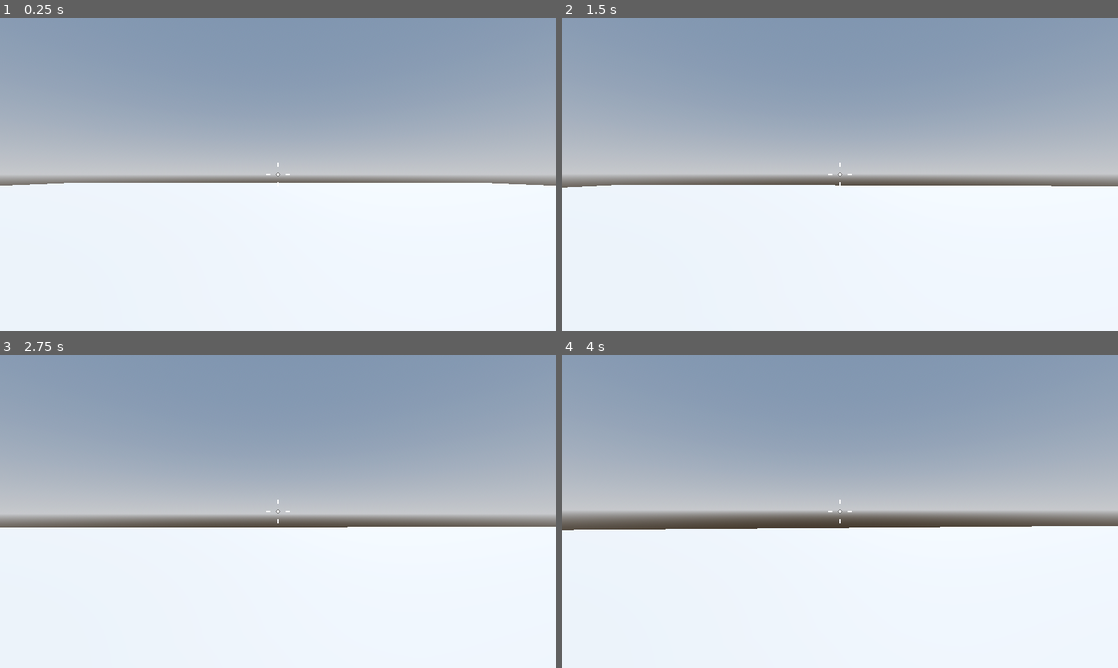
Above: before the commit, frames 1-4 (two rows, left to right).
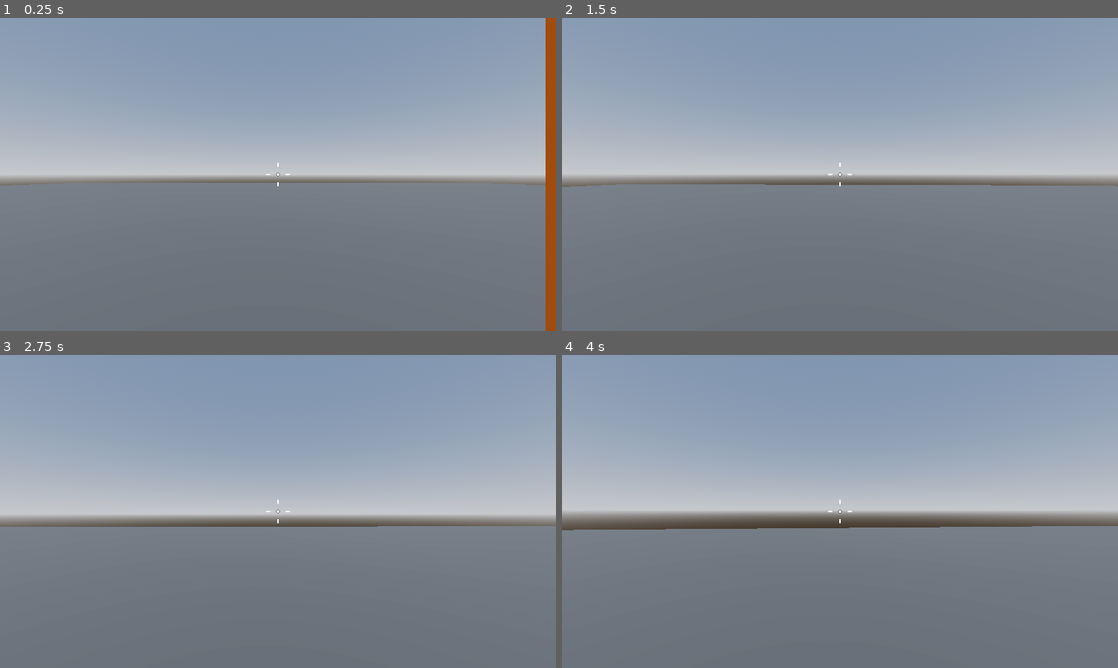
Above: after the commit, the same moments.

Repository: BlizniukDM/robo-rampage
Game: Godot game, scene res://levels/sand_box.tscn
Two runs of this game, one before a commit and one after it. Both use one fixed random seed, a clock stepped at 60 frames per second and the inputs below.
Inputs (mouse positions are in pixels of both pictures, inside the frame that each line leads up to):
- Up to frame 1 (0.25 s): no input
- Up to frame 2 (1.5 s): tap Enter at 0.5 s; move the mouse to (867, 174) at 0.52 s; hold W (forward) from 0.53 s (still down); tap Space (jump) at 0.6, 0.77, 1.07, 1.25, 1.35 s; move the mouse to (812, 174) at 1.27 s
- Up to frame 3 (2.75 s): keep holding W (forward); tap Space (jump) at 1.52, 1.82, 2.1 s; move the mouse to (289, 505) at 2.02 s
- Up to frame 4 (4 s): keep holding W (forward); move the mouse to (834, 517) at 2.77 s; tap Space (jump) at 2.85, 3.02, 3.32, 3.6, 3.77 s; move the mouse to (878, 514) at 3.52 s

The runs differ from the first frame. In frame 1, 48% of the frame differs, in the area x 0-100%, y 0-100%; in frame 2, 47%; in frame 3, 45%; in frame 4, 45%.

Commit message:
Jump_height

Diff:
--- a/levels/sand_box.tscn
+++ b/levels/sand_box.tscn
@@ -15,6 +15,12 @@
 tonemap_mode = 2
 glow_enabled = true
 
+[sub_resource type="StandardMaterial3D" id="StandardMaterial3D_ek3rn"]
+albedo_color = Color(0.196078, 0.196078, 0.196078, 1)
+
+[sub_resource type="StandardMaterial3D" id="StandardMaterial3D_jidxk"]
+albedo_color = Color(1, 0.470588, 0.0784314, 1)
+
 [node name="SandBox" type="Node3D"]
 
 [node name="WorldEnvironment" type="WorldEnvironment" parent="."]
@@ -28,6 +34,24 @@
 transform = Transform3D(1, 0, 0, 0, 1, 0, 0, 0, 1, 2.08165e-12, -0.5, 2.08165e-12)
 use_collision = true
 size = Vector3(64, 1, 64)
+material = SubResource("StandardMaterial3D_ek3rn")
 
 [node name="Player" parent="." instance=ExtResource("1_eqdow")]
 transform = Transform3D(1, 0, 0, 0, 1, 0, 0, 0, 1, 2.08165e-12, 1, 2.08165e-12)
+
+[node name="CSGBox3D" type="CSGBox3D" parent="."]
+transform = Transform3D(1, 0, 0, 0, 1, 0, 0, 0, 1, 2.462, 0.5, 2.08165e-12)
+use_collision = true
+material = SubResource("StandardMaterial3D_jidxk")
+
+[node name="CSGBox3D2" type="CSGBox3D" parent="."]
+transform = Transform3D(1, 0, 0, 0, 1, 0, 0, 0, 1, 3.462, 1, 2.08165e-12)
+use_collision = true
+size = Vector3(1, 2, 1)
+material = SubResource("StandardMaterial3D_jidxk")
+
+[node name="CSGBox3D3" type="CSGBox3D" parent="."]
+transform = Transform3D(-4.37114e-08, 0, -1, 0, 1, 0, 1, 0, -4.37114e-08, 2.97102, 1.5, -1)
+use_collision = true
+size = Vector3(1, 3, 2)
+material = SubResource("StandardMaterial3D_jidxk")
--- a/player/player.gd
+++ b/player/player.gd
@@ -2,8 +2,8 @@
 
 
 const SPEED = 5.0
-const JUMP_VELOCITY = 4.5
 
+@export var jump_height : float
 
 @onready var camera_pivot: Node3D = $CameraPivot
 
@@ -24,7 +24,7 @@
 
     # Handle jump.
     if Input.is_action_just_pressed("jump") and is_on_floor():
-        velocity.y = JUMP_VELOCITY
+        velocity.y = sqrt(jump_height * 2 * gravity)
 
     # Get the input direction and handle the movement/deceleration.
     # As good practice, you should replace UI actions with custom gameplay actions.
--- a/player/player.tscn
+++ b/player/player.tscn
@@ -10,6 +10,7 @@
 
 [node name="Player" type="CharacterBody3D"]
 script = ExtResource("1_283dg")
+jump_height = 1.0
 
 [node name="MeshInstance3D" type="MeshInstance3D" parent="."]
 mesh = SubResource("CapsuleMesh_u3cjg")
Not shown: 1 places in levels/sand_box.tscn that only renumber resources
